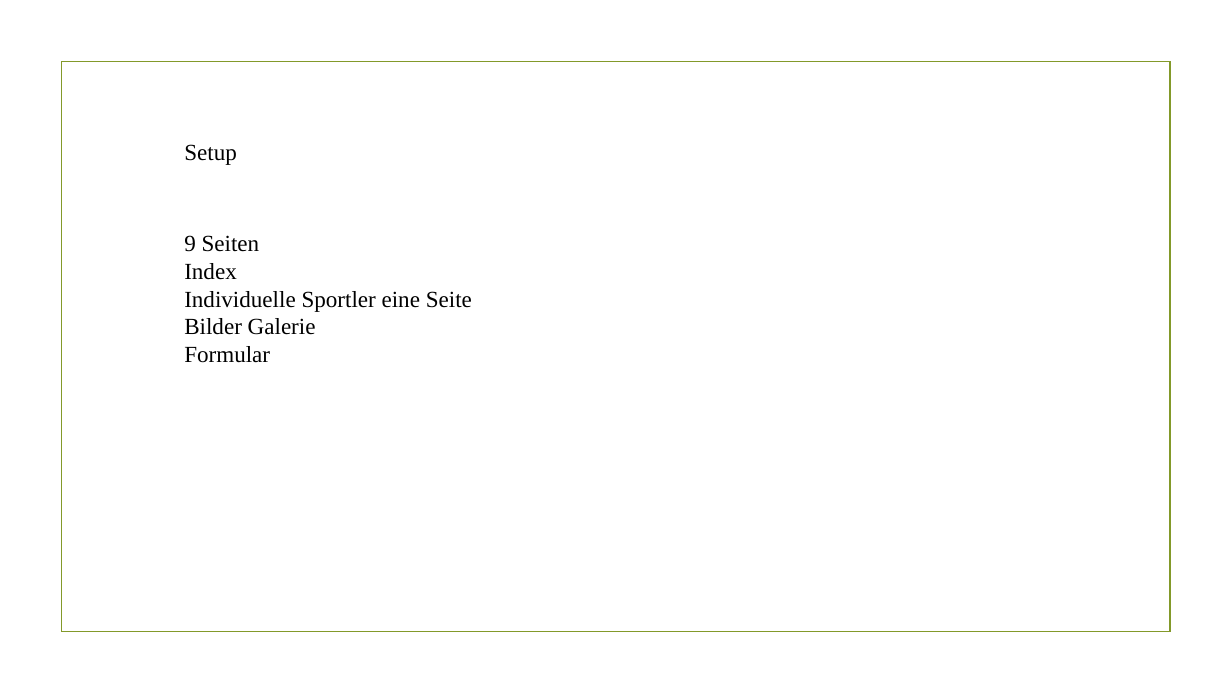
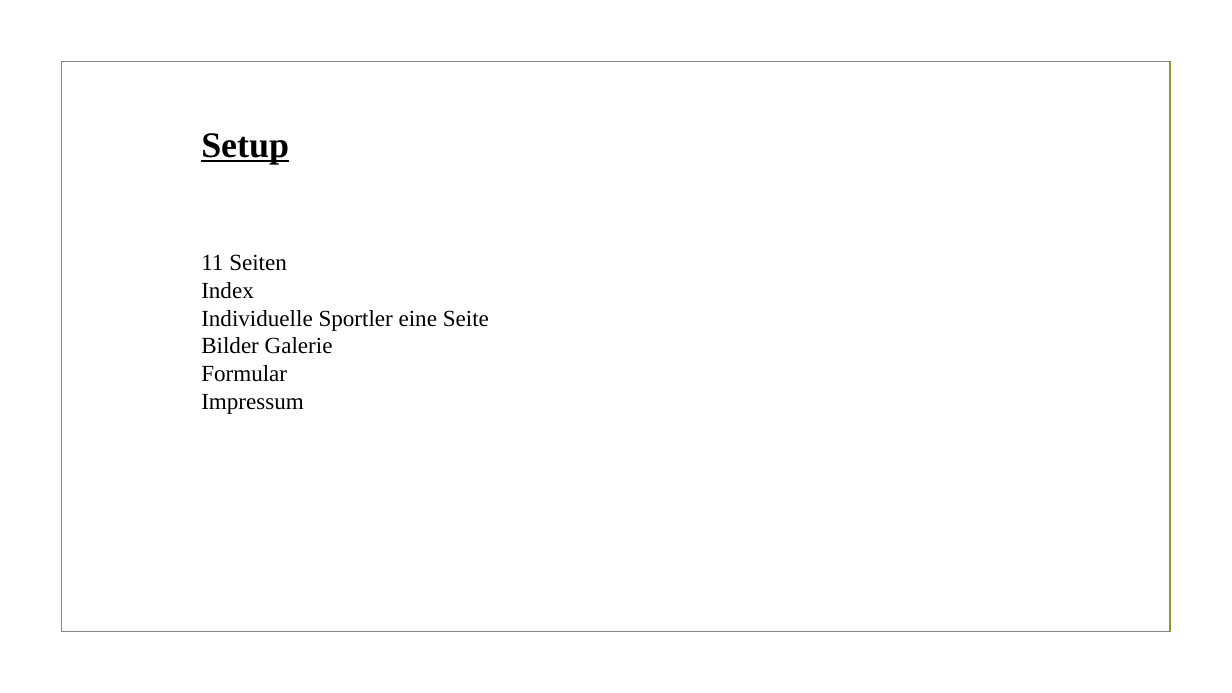
Before and after one commit to muhlhausfloriangmailcom/Div, a slide deck: slide 4 of html/Webseite/Html Präsentation.pptx (slide 5 before the commit). Drawn at 1232x693 pixels with LibreOffice and Linux fonts; fonts in the diff are those of the drawing; background and template pictures are left out. Boxes give left, top, right and bottom in pixels: in the first picture for what was removed or moved away, otherwise in the second. Text is boxed around its words. In the diff, an @@ line names an element or a change of style, - is before the commit and + after.

```diff
--- a/html/Webseite/Html Präsentation.pptx
+++ b/html/Webseite/Html Präsentation.pptx
@@ text "Setup": place and size @@
-text "Setup" at box(184, 235, 472, 363)
+text "Setup" at box(201, 133, 489, 414)
@@ text removed at box(184, 144, 237, 165) @@
-Setup
@@ text at box(201, 133, 289, 271): text changed @@
-9 Seiten
+Setup
+11 Seiten
@@ text at box(201, 394, 304, 414): paragraph added @@
+Impressum
```
Also in this commit, not shown: 2 other slides changed, 11 other files.
